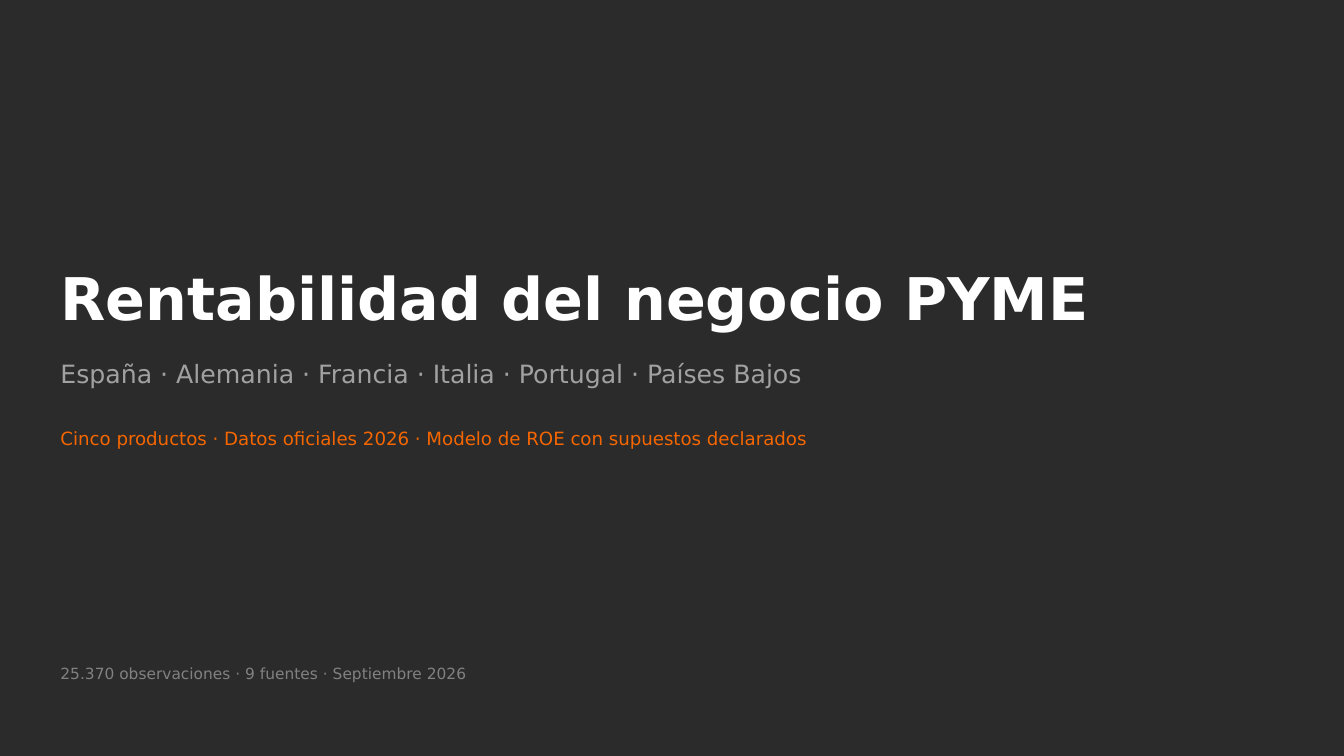
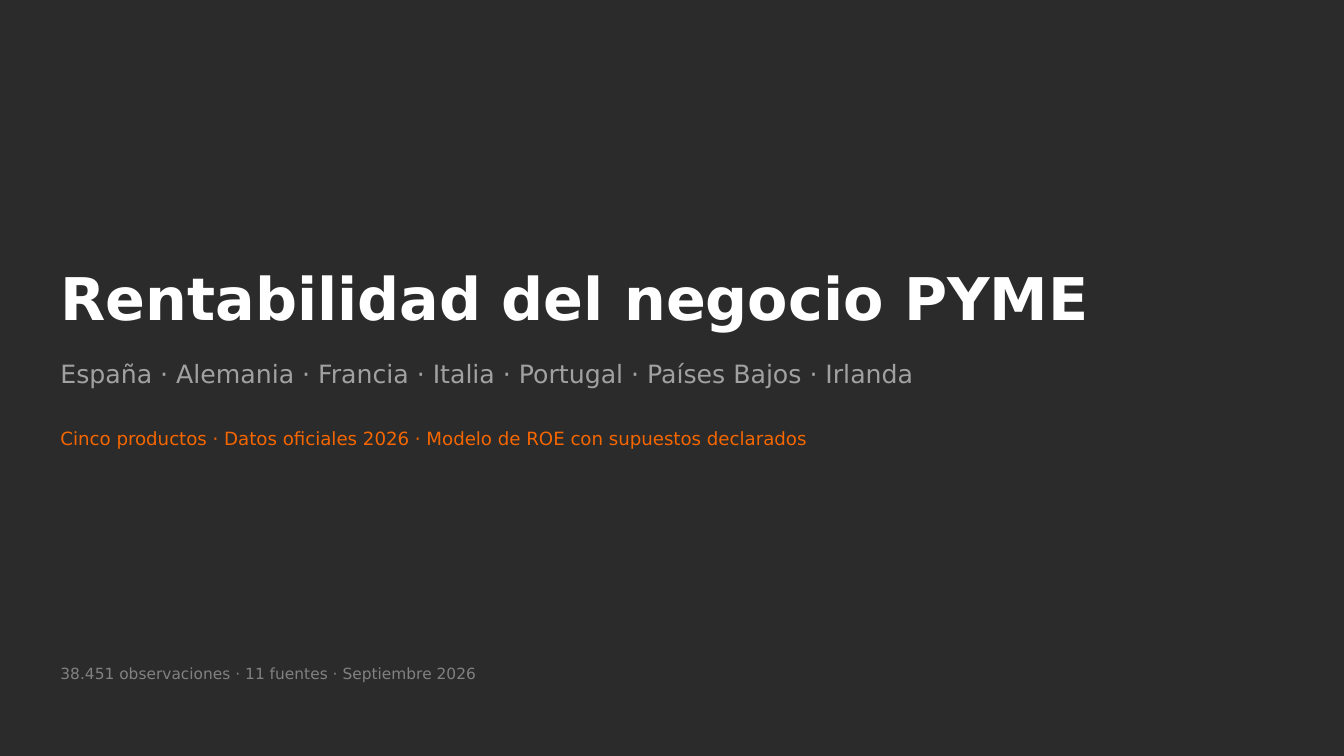
Before and after one commit to agomez2812-lang/sturdy-barnacle, a slide deck: slide 1 of pres/rentabilidad_pyme.pptx. Drawn at 1344x756 pixels with LibreOffice and Linux fonts; fonts in the diff are those of the drawing. Boxes give left, top, right and bottom in pixels: in the first picture for what was removed or moved away, otherwise in the second. Text is boxed around its words. In the diff, an @@ line names an element or a change of style, - is before the commit and + after.

```diff
--- a/pres/rentabilidad_pyme.pptx
+++ b/pres/rentabilidad_pyme.pptx
@@ text at (x1=60, y1=363, x2=913, y2=388): text changed @@
-España · Alemania · Francia · Italia · Portugal · Países Bajos
+España · Alemania · Francia · Italia · Portugal · Países Bajos · Irlanda
@@ text at (x1=60, y1=667, x2=476, y2=682): text changed @@
-25.370 observaciones · 9 fuentes · Septiembre 2026
+38.451 observaciones · 11 fuentes · Septiembre 2026
```
Also in this commit, not shown: 10 other slides changed, 1 slide added, 7 other files.
